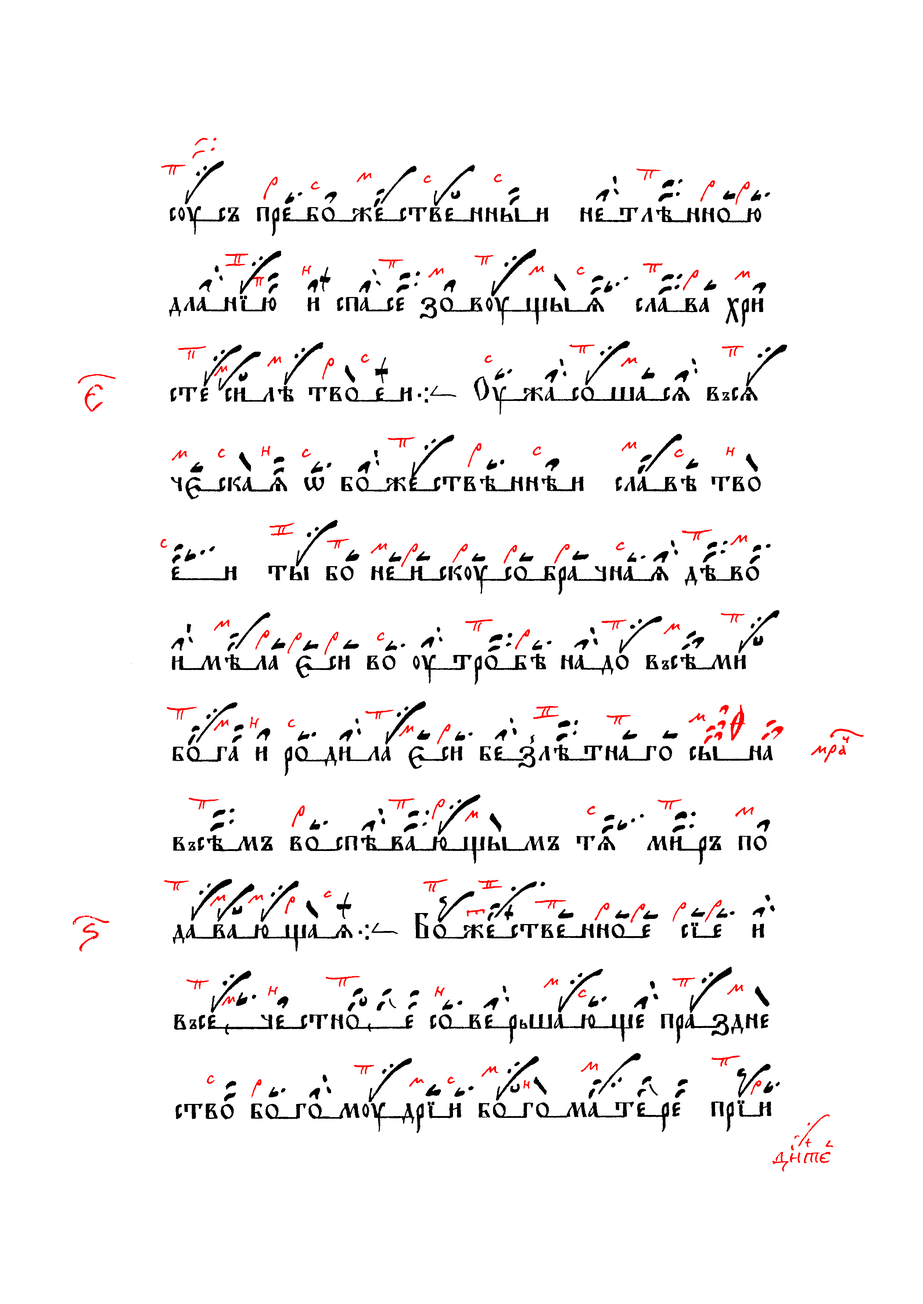
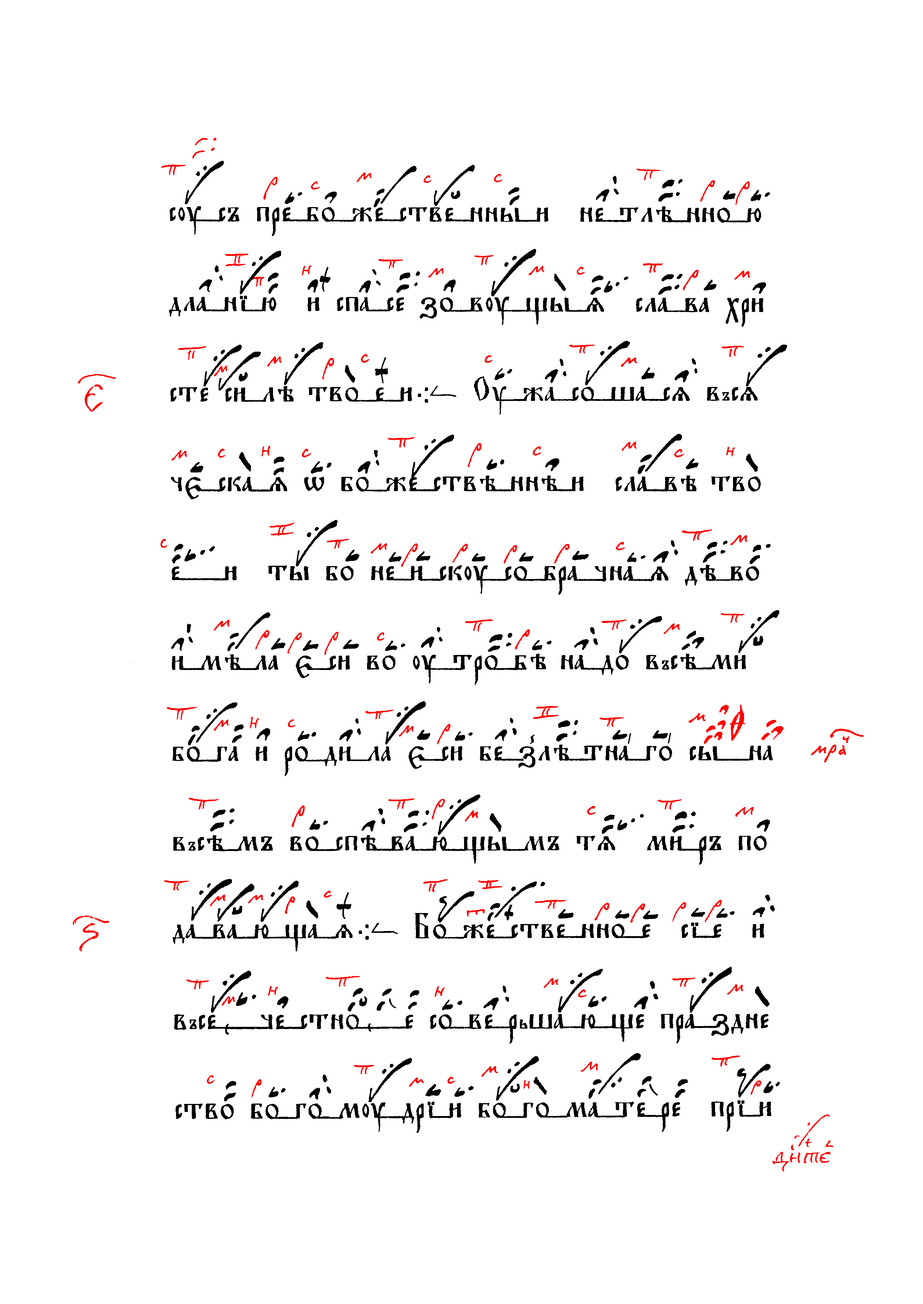
Before/after of a w=923, h=1304 layered artwork. What changed in the layer stack:
painted on "Червила" over [599, 715, 631, 728]
painted on "Чернила" over [612, 730, 678, 745]
